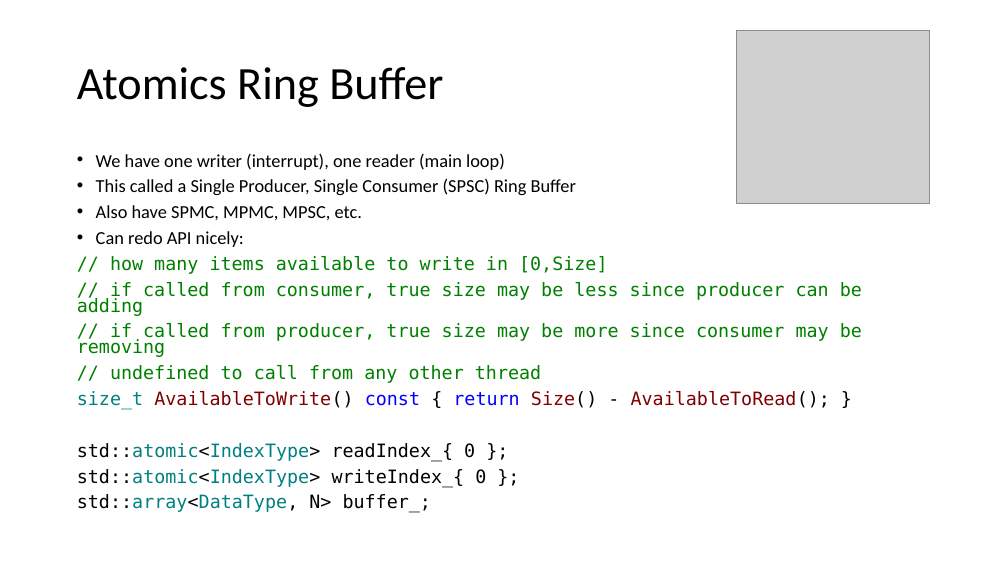
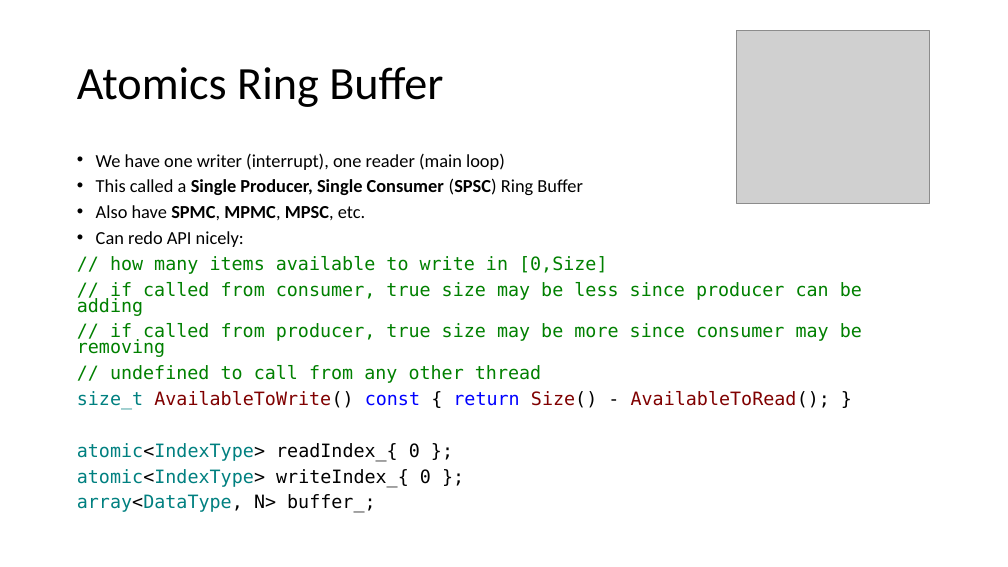
Before and after one commit to ChrisLomont/RingBuffer, a slide deck: slide 16 of Making a Ringbuffer.pptx (slide 15 before the commit). Drawn at 1008x567 pixels with LibreOffice and Linux fonts; fonts in the diff are those of the drawing; grey boxes stand for pictures. Boxes give left, top, right and bottom in pixels: in the first picture for what was removed or moved away, otherwise in the second. Text is boxed around its words. In the diff, an @@ line names an element or a change of style, - is before the commit and + after.

```diff
--- a/Making a Ringbuffer.pptx
+++ b/Making a Ringbuffer.pptx
@@ text at (96, 178, 582, 220): bold on in "Single Producer, Single Consumer (SPSC)", "SPMC, MPMC, MPSC," @@
@@ text at (77, 443, 431, 513): text changed @@
-std::atomic<IndexType> readIndex_{ 0 };
-std::atomic<IndexType> writeIndex_{ 0 };
-std::array<DataType, N> buffer_;
+atomic<IndexType> readIndex_{ 0 };
+atomic<IndexType> writeIndex_{ 0 };
+array<DataType, N> buffer_;
```
Also in this commit, not shown: 13 other slides changed, 2 slides added, 1 slide removed, 6 other files.
